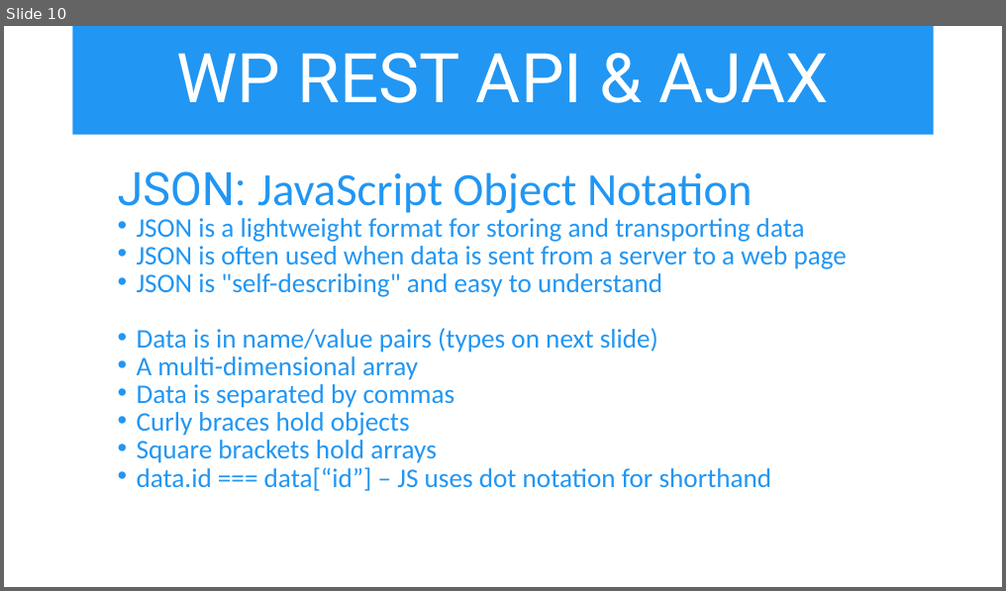
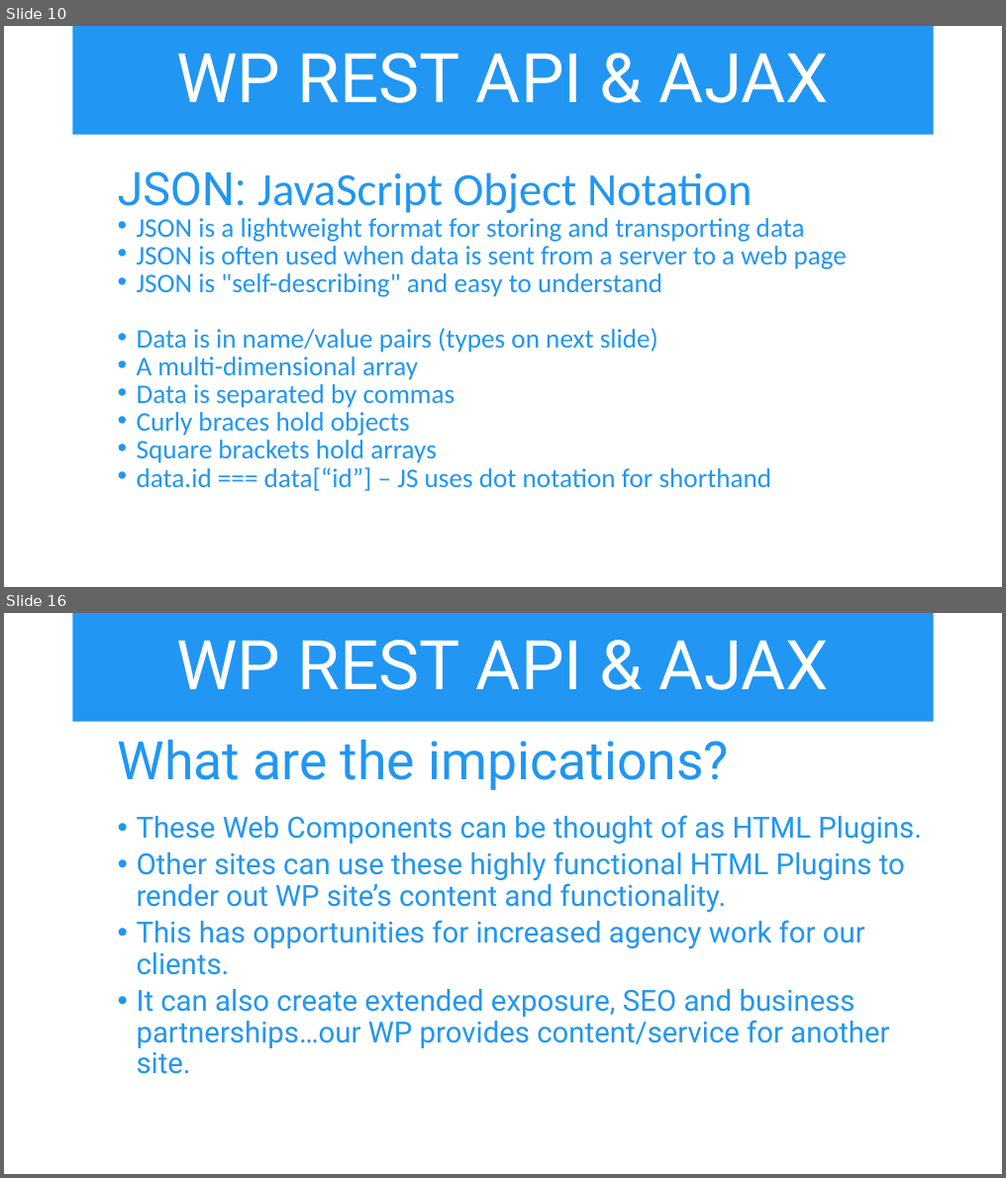
Before and after one commit to iwswordpress/rest, a slide deck: rest-api-workshop.pptx. Shown one above the other, each under a label of ours: slide 10 before the commit, slides 10 and 16 after it; the slides between them are not shown. The pictures are 1006x591 and 1006x1178 pixels, drawn with LibreOffice and Linux fonts; fonts in the diff are those of the drawing. Boxes give left, top, right and bottom in pixels: in the first picture for what was removed or moved away, otherwise in the second. Text is boxed around its words. In the diff, an @@ line names an element or a change of style, - is before the commit and + after.

Commit message:
ADD WP-HTML to slides

```diff
--- a/rest-api-workshop.pptx
+++ b/rest-api-workshop.pptx
@@ slide 16 added at (4,613,1002,1174), background #FFFFFF @@
@@ title added at (73,613,934,722), fill #2196F3, 66 pt, text #FFFFFF @@
+WP REST API & AJAX
@@ text added at (118,740,922,1074), 28 pt, text #2196F3 @@
+  What are the impications?
+  • These Web Components can be thought of as HTML Plugins.
+  • Other sites can use these highly functional HTML Plugins to render out WP site’s content and functionality.
+  • This has opportunities for increased agency work for our clients.
+  • It can also create extended exposure, SEO and business partnerships…our WP provides content/service for another site.
```
Also in this commit, not shown: 2 slides changed, 5 other slides added, 2 other files.
